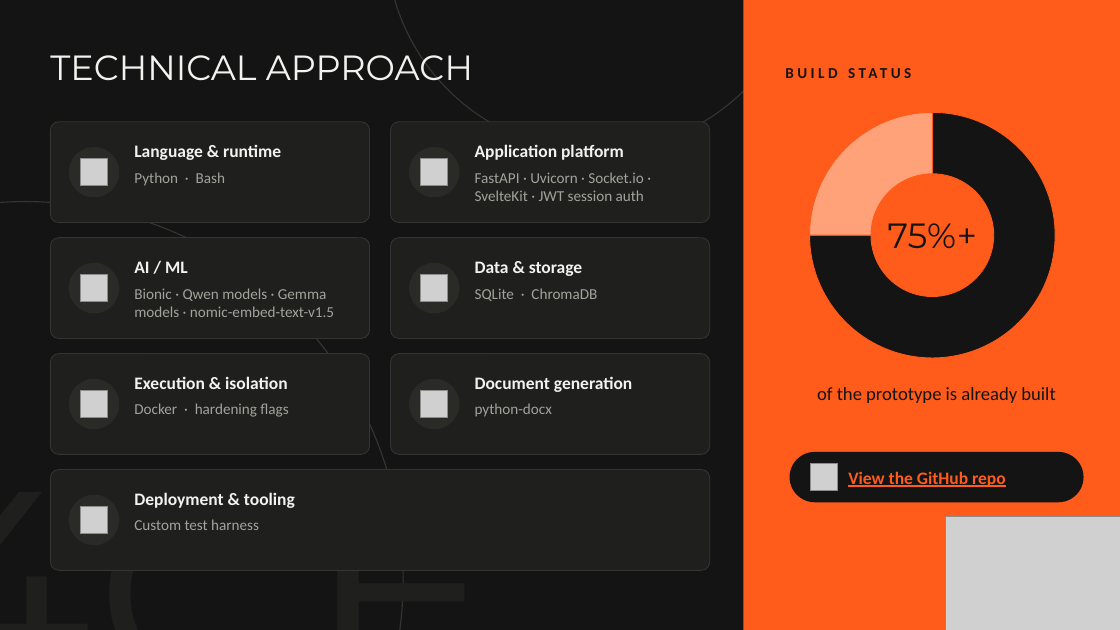
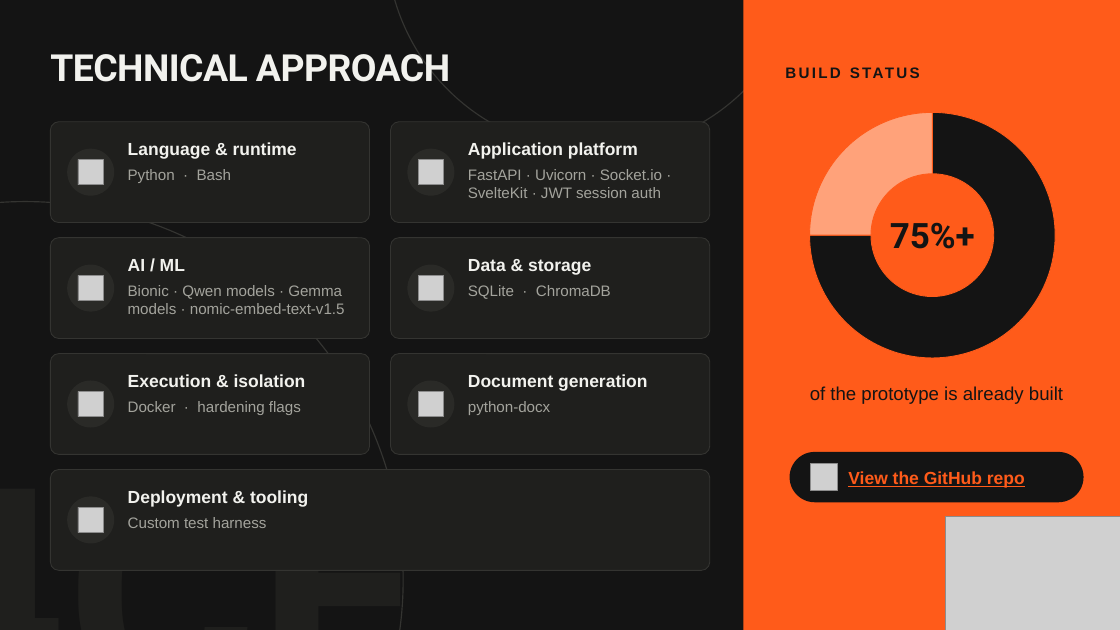
Before and after one commit to Yash3510/Multi-LLM-Agentic-Ai, a slide deck: slide 4 of presentation/Team-Kern-SIH2026-Sovereign-AI.pptx. Drawn at 1120x630 pixels with LibreOffice and Linux fonts; fonts in the diff are those of the drawing; grey boxes stand for pictures. Boxes give left, top, right and bottom in pixels: in the first picture for what was removed or moved away, otherwise in the second. Text is boxed around its words. In the diff, an @@ line names an element or a change of style, - is before the commit and + after.

```diff
--- a/presentation/Team-Kern-SIH2026-Sovereign-AI.pptx
+++ b/presentation/Team-Kern-SIH2026-Sovereign-AI.pptx
@@ text "TECHNICAL APPROACH" at (50, 54, 450, 82): size 30 to 32 pt, font Montserrat to Roboto, letter spacing 0 to -0.5 pt, bold on @@
@@ text "BUILD STATUS" at (786, 63, 1080, 92): font Calibri to Arial, letter spacing 3 to 2 pt @@
@@ doughnut chart at (798, 101, 1067, 370) @@
@@ lettering changed @@
@@ ellipse: place and size @@
-ellipse at (409, 147, 460, 197)
+ellipse at (408, 149, 455, 196)
@@ text "Application platform": place and size @@
-text "Application platform" at (475, 144, 624, 160)
+text "Application platform" at (468, 142, 638, 159)
@@ text "FastAPI · Uvicorn · Socket.io ...": place and size @@
-text "FastAPI · Uvicorn · Socket.io ..." at (475, 172, 644, 201)
+text "FastAPI · Uvicorn · Socket.io ..." at (468, 169, 662, 198)
@@ text "75%+" at (890, 222, 975, 249): font Montserrat to Roboto, bold on @@
@@ ellipse: place and size @@
-ellipse at (409, 263, 460, 313)
+ellipse at (408, 265, 455, 312)
@@ text "Data & storage": place and size @@
-text "Data & storage" at (475, 261, 582, 276)
+text "Data & storage" at (468, 259, 591, 275)
@@ text "SQLite · ChromaDB": place and size @@
-text "SQLite · ChromaDB" at (475, 288, 597, 301)
+text "SQLite · ChromaDB" at (468, 285, 611, 299)
@@ ellipse: place and size @@
-ellipse at (409, 379, 460, 429)
+ellipse at (408, 381, 455, 428)
@@ text "Document generation": place and size @@
-text "Document generation" at (475, 376, 632, 392)
+text "Document generation" at (468, 374, 647, 391)
@@ font Calibri to Arial in 16 elements at (810, 386, 1063, 404), (848, 471, 1025, 488), (128, 517, 267, 528), (128, 490, 308, 507), (468, 259, 591, 275), (128, 142, 297, 159), (468, 142, 638, 159), (128, 259, 185, 271), (128, 374, 306, 387), (468, 374, 647, 391), (128, 169, 232, 183), (468, 169, 662, 198), (128, 285, 345, 314), (468, 285, 611, 299), (128, 401, 301, 415), (468, 401, 550, 415) @@
@@ text "python-docx": place and size @@
-text "python-docx" at (475, 403, 552, 417)
+text "python-docx" at (468, 401, 550, 415)
@@ text "4CE" at (0, 420, 706, 630): font Montserrat to Roboto, bold on @@
@@ 4 ellipses: place and size @@
-4 ellipses at (69, 147, 119, 545)
+4 ellipses at (67, 149, 114, 544)
@@ 7 pictures: place and size @@
-7 pictures at (81, 159, 448, 534)
+7 pictures at (78, 160, 444, 533)
```
Also in this commit, not shown: 9 other slides changed, 6 other files.
